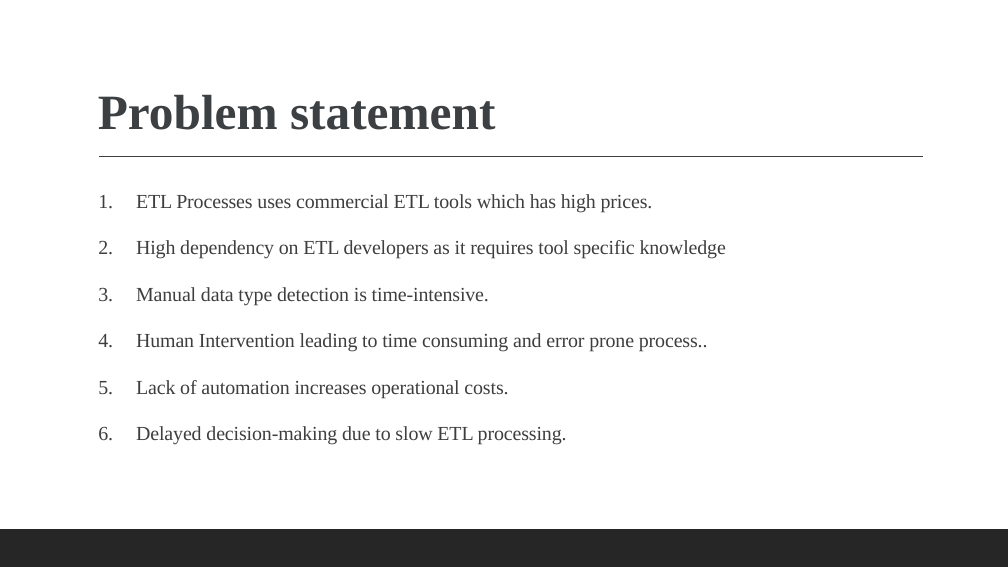
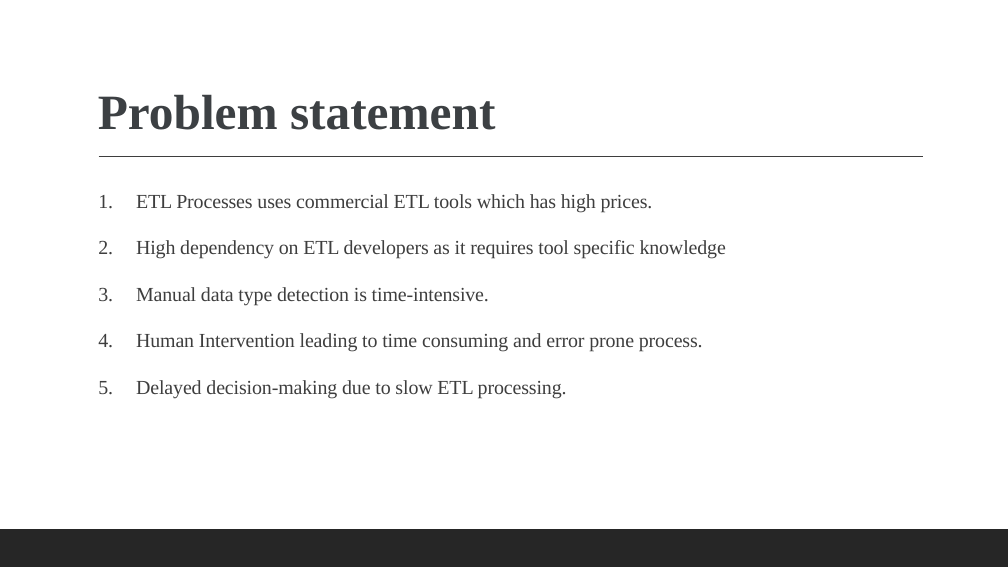
Before and after one commit to MeePks/ETL-AI-Schema-Detection, a slide deck: slide 3 of Documentation/ETLautomationPresentation.pptx. Drawn at 1008x567 pixels with LibreOffice and Linux fonts; fonts in the diff are those of the drawing. Boxes give left, top, right and bottom in pixels: in the first picture for what was removed or moved away, otherwise in the second. Text is boxed around its words. In the diff, an @@ line names an element or a change of style, - is before the commit and + after.

```diff
--- a/Documentation/ETLautomationPresentation.pptx
+++ b/Documentation/ETLautomationPresentation.pptx
@@ text at box(136, 333, 703, 352): text changed @@
-4. Human Intervention leading to time consuming and error prone process..
-5. Lack of automation increases operational costs.
+4. Human Intervention leading to time consuming and error prone process.
```
Also in this commit, not shown: 2 other slides changed, 5 slides added, 1 slide removed, 1 other file.
